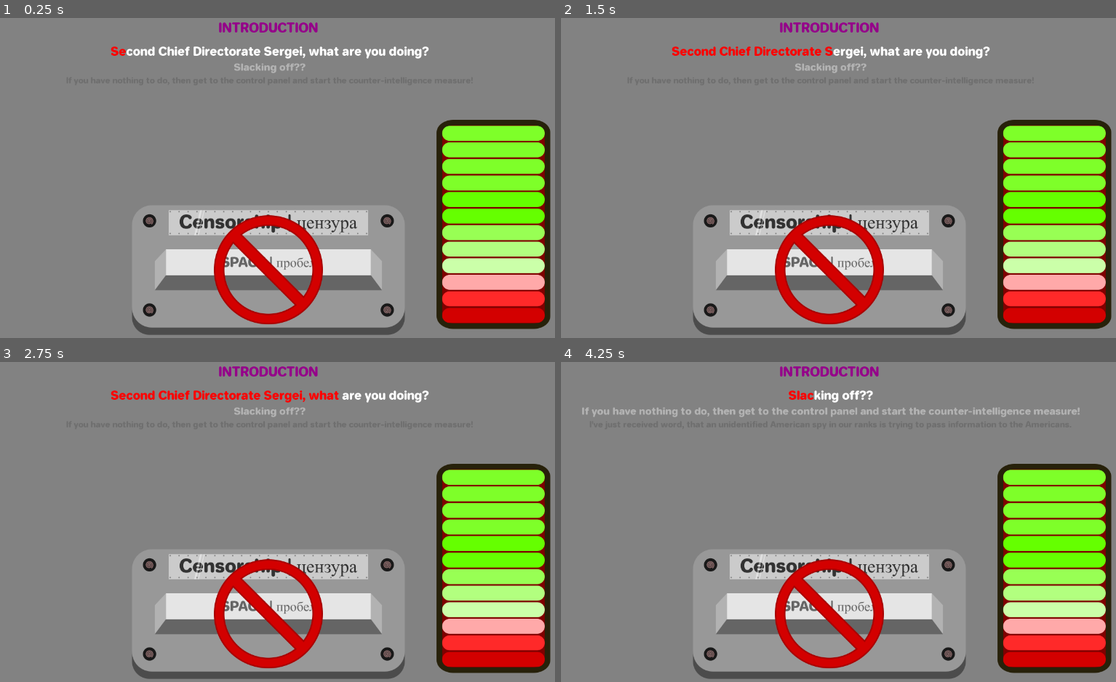
Above: before the commit, frames 1-4 (two rows, left to right).
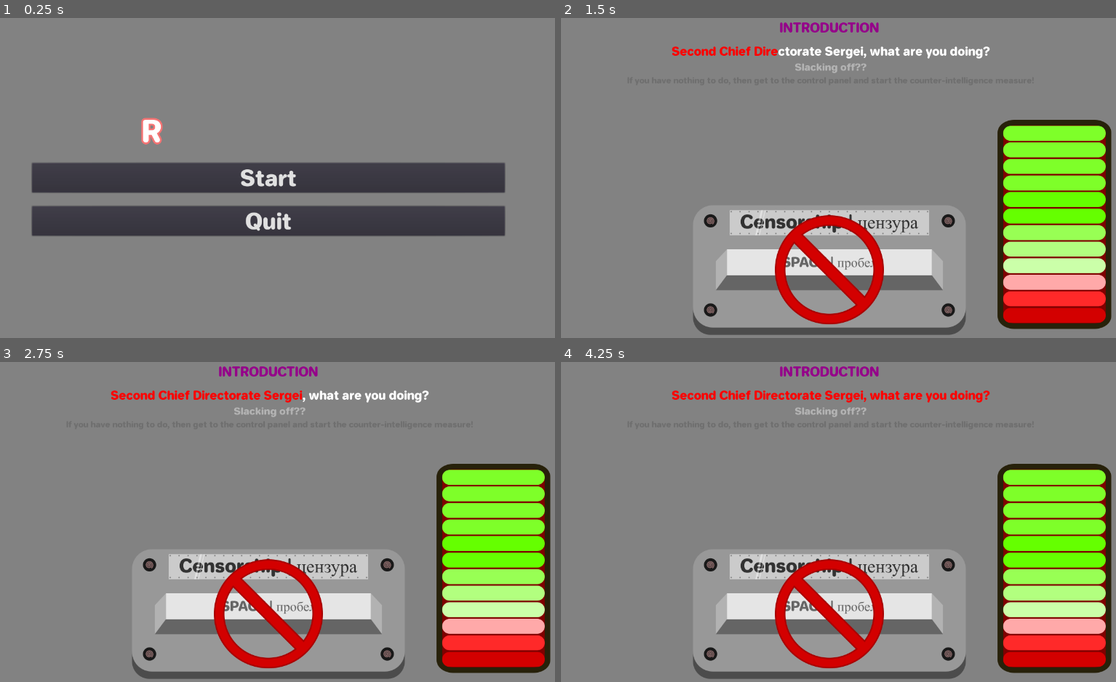
Above: after the commit, the same moments.

Repository: panorb/ludum-dare-49
Game: Godot game, scene res://World.tscn
The game is run twice, just before and just after one commit, with the same random seed, the same clock (stepped at 60 frames per second) and the same inputs. Before the commit the project starts from res://Game/Game.tscn. Sound files missing from this copy of the repository are replaced by a short silence.
Inputs (mouse positions are in pixels of both pictures, inside the frame that each line leads up to):
- Up to frame 1 (0.25 s): no input
- Up to frame 2 (1.5 s): click (827, 178) at 0.5 s, where only the run after the commit has a clickable "Start"
- Up to frame 3 (2.75 s): no input
- Up to frame 4 (4.25 s): tap Enter at 2.75 s

The runs differ from the first frame. In frame 1, 36% of the frame differs, in the area x 5-100%, y 1-100%; in frame 2, 0.2%; in frame 3, 0.1%; in frame 4, 1.9%.

Commit message:
Start scene changed

Diff:
--- a/godot/project.godot
+++ b/godot/project.godot
@@ -39,7 +39,7 @@
 [application]
 
 config/name="Ludum Dare 49"
-run/main_scene="res://Game/Game.tscn"
+run/main_scene="res://World.tscn"
 config/icon="res://icon.png"
 
 [display]
